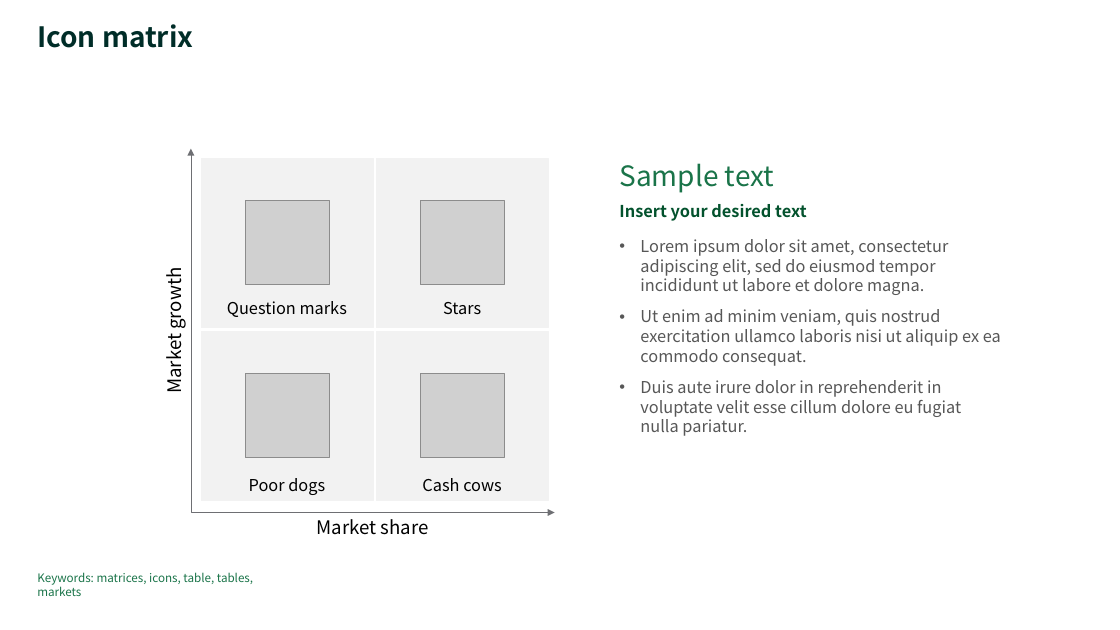
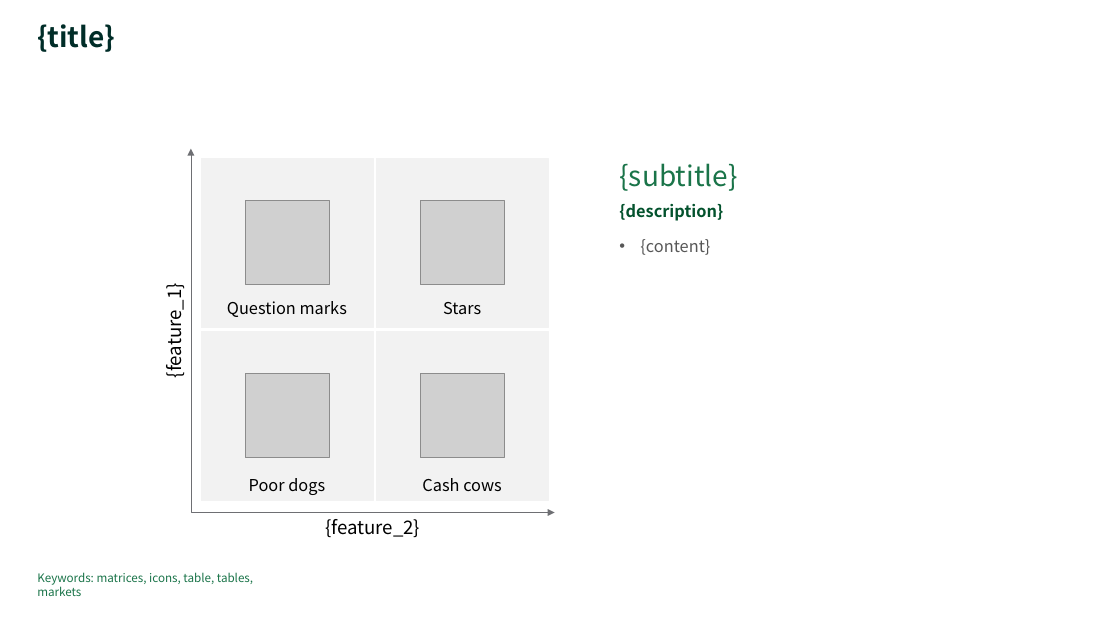
Before and after one commit to set718/PPT-Agent, a slide deck: slide 1 of templates/ppt_template/split_presentations_91.pptx. Drawn at 1120x630 pixels with LibreOffice and Linux fonts; fonts in the diff are those of the drawing; grey boxes stand for pictures. Boxes give left, top, right and bottom in pixels: in the first picture for what was removed or moved away, otherwise in the second. Text is boxed around its words. In the diff, an @@ line names an element or a change of style, - is before the commit and + after.

```diff
--- a/templates/ppt_template/split_presentations_91.pptx
+++ b/templates/ppt_template/split_presentations_91.pptx
@@ title at bbox=[37, 24, 115, 52]: text changed @@
-Icon matrix
+{title}
@@ text at bbox=[619, 163, 737, 191]: text changed @@
-Sample text
+{subtitle}
@@ text at bbox=[619, 204, 723, 221]: text changed @@
-Insert your desired text
+{description}
@@ text at bbox=[640, 239, 710, 255]: text changed @@
-• Lorem ipsum dolor sit amet, consectetur adipiscing elit, sed do eiusmod tempor incididunt ut labore et dolore magna.
-• Ut enim ad minim veniam, quis nostrud exercitation ullamco laboris nisi ut aliquip ex ea commodo consequat.
-• Duis aute irure dolor in reprehenderit in voluptate velit esse cillum dolore eu fugiat nulla pariatur.
+• {content}
@@ text at bbox=[160, 292, 187, 375]: text changed @@
-Market growth
+{feature_1}
@@ text at bbox=[325, 519, 420, 538]: text changed @@
-Market share
+{feature_2}
```
Also in this commit, not shown: 17 other files.
